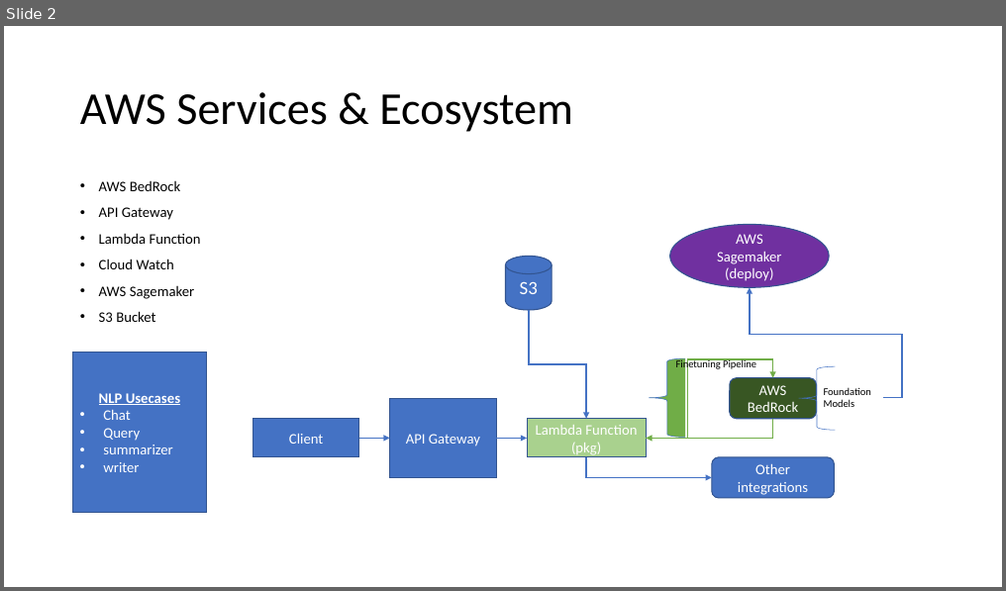
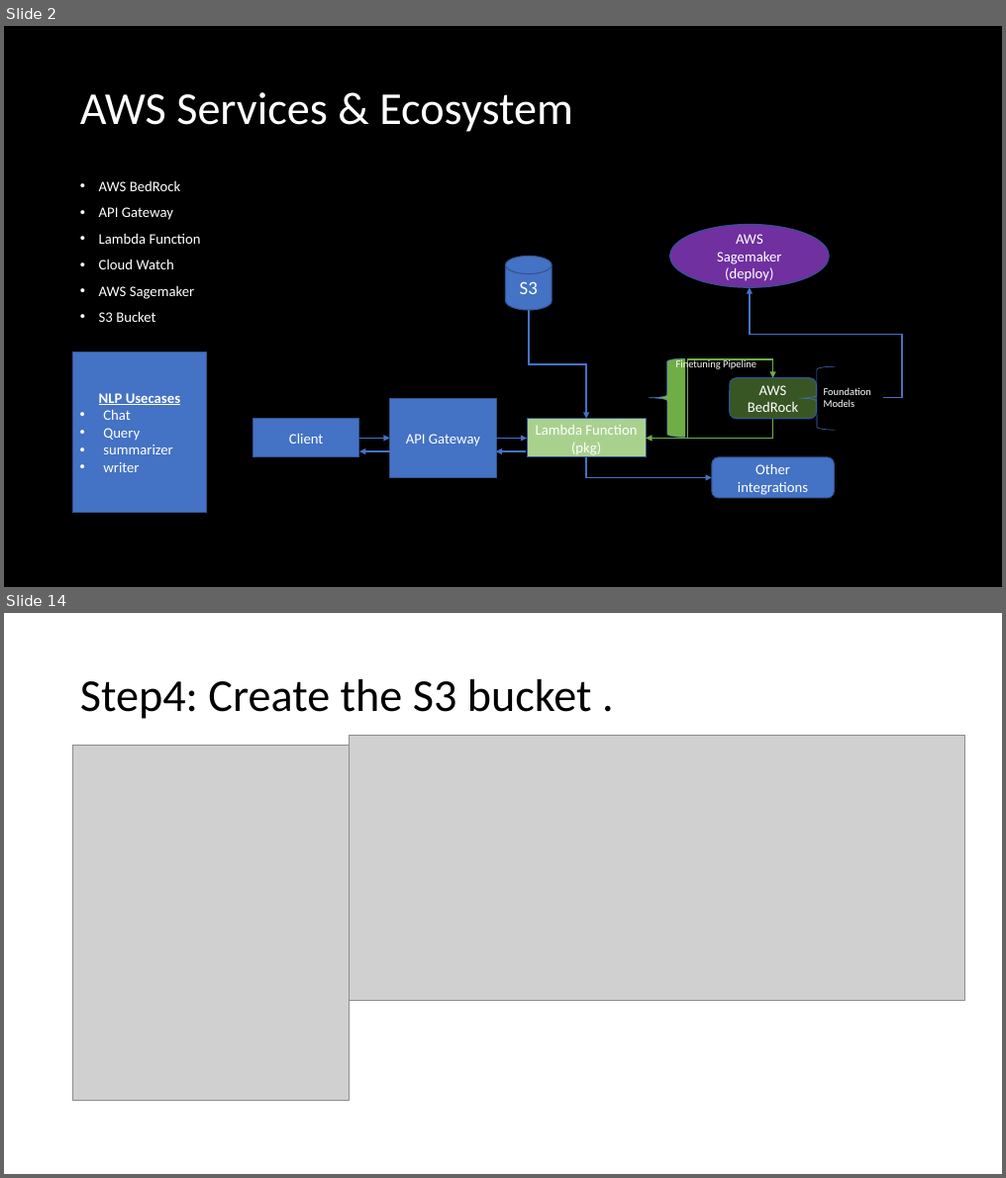
Before and after one commit to shubh2ds/gen-ai-app-aws, a slide deck: Architecture/gen-ai-app-architecture.pptx. Shown one above the other, each under a label of ours: slide 2 before the commit, slides 2 and 14 after it; the slides between them are not shown. The pictures are 1006x591 and 1006x1178 pixels, drawn with LibreOffice and Linux fonts; fonts in the diff are those of the drawing; grey boxes stand for pictures. Boxes give left, top, right and bottom in pixels: in the first picture for what was removed or moved away, otherwise in the second. Text is boxed around its words. In the diff, an @@ line names an element or a change of style, - is before the commit and + after.

Commit message:
Gen AI scalable APP backend Developed on AWS using bedrock,lambda,s3 and api gateway service and routing done for dev stage.

```diff
--- a/Architecture/gen-ai-app-architecture.pptx
+++ b/Architecture/gen-ai-app-architecture.pptx
@@ slide 14 added at (x1=4, y1=613, x2=1002, y2=1174), background #FFFFFF @@
@@ title added at (x1=80, y1=679, x2=592, y2=719), 44 pt, text #000000 @@
+Step4: Create the S3 bucket .
@@ picture added at (x1=73, y1=745, x2=350, y2=1101) @@
@@ picture added at (x1=349, y1=735, x2=964, y2=1001) @@
@@ slide 2 changed as well @@
@@ background #FFFFFF to #000000 @@
@@ text colour #000000 to #FFFFFF in 4 elements at (x1=80, y1=92, x2=573, y2=132), (x1=824, y1=387, x2=871, y2=407), (x1=676, y1=360, x2=756, y2=372), (x1=99, y1=181, x2=201, y2=322) @@
@@ elbow arrow added from (389, 452) to (359, 452), #4472C4 1.5 pt @@
@@ elbow arrow added from (527, 452) to (496, 452), #4472C4 1.5 pt @@
```
Also in this commit, not shown: 12 other slides added, 4 other files.
